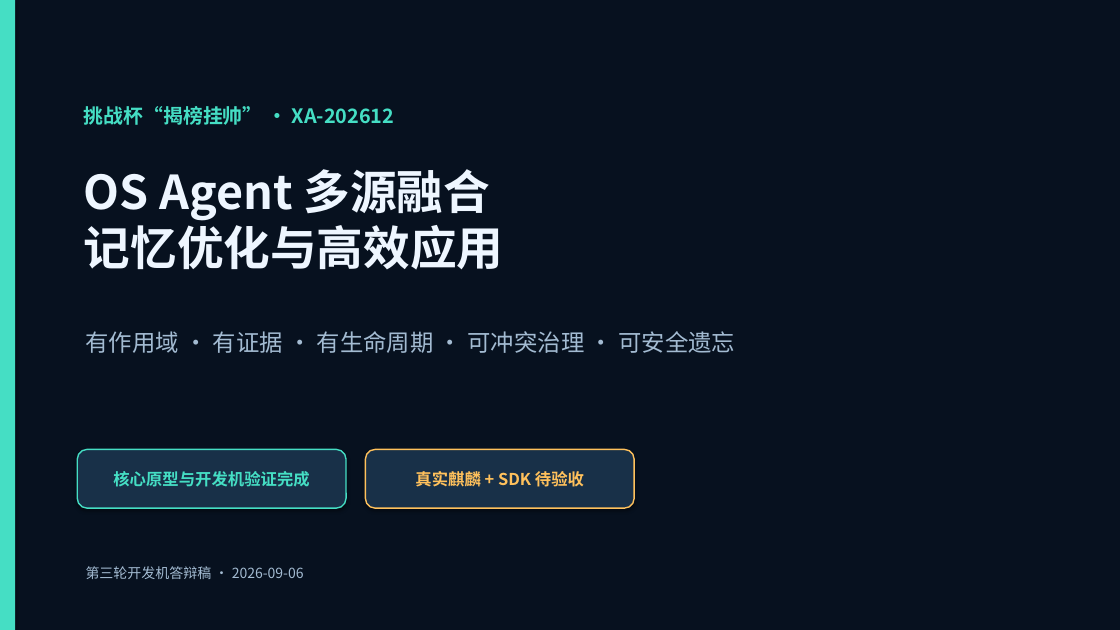
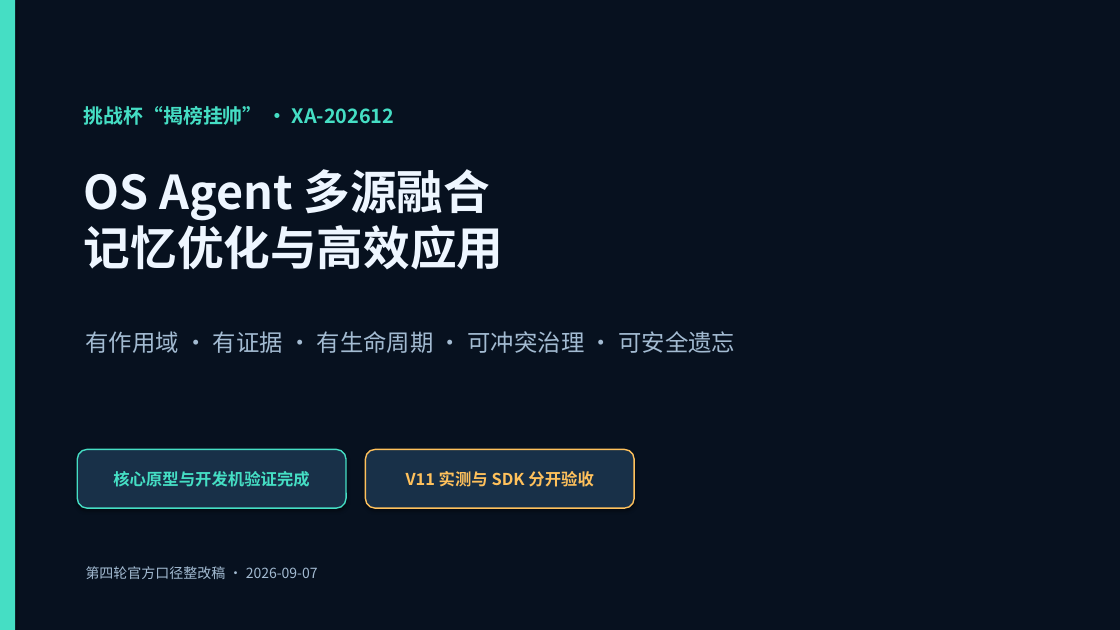
Before and after one commit to chanehwibo/tiaobei, a slide deck: slide 1 of deliverables/ppt/OS_Agent_记忆优化_答辩稿.pptx. Drawn at 1120x630 pixels with LibreOffice and Linux fonts; fonts in the diff are those of the drawing. Boxes give left, top, right and bottom in pixels: in the first picture for what was removed or moved away, otherwise in the second. Text is boxed around its words. In the diff, an @@ line names an element or a change of style, - is before the commit and + after.

```diff
--- a/deliverables/ppt/OS_Agent_记忆优化_答辩稿.pptx
+++ b/deliverables/ppt/OS_Agent_记忆优化_答辩稿.pptx
@@ text in rounded rectangle at box(406, 471, 593, 487): text changed @@
-真实麒麟 + SDK 待验收
+V11 实测与 SDK 分开验收
@@ text at box(86, 566, 318, 579): text changed @@
-第三轮开发机答辩稿 · 2026-09-06
+第四轮官方口径整改稿 · 2026-09-07
```
Also in this commit, not shown: 4 other slides changed, 1 slide added, 1 slide removed, 36 other files.
